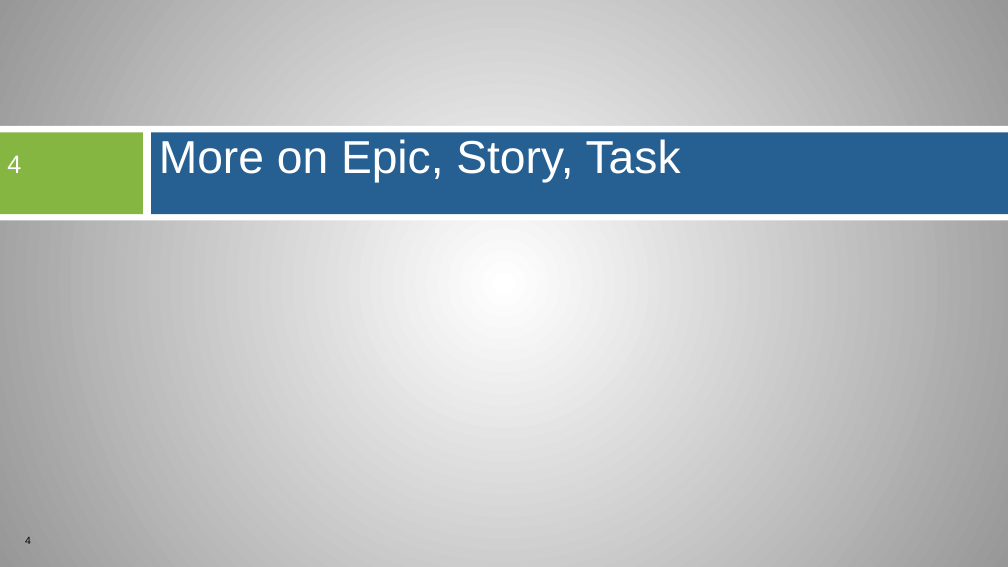
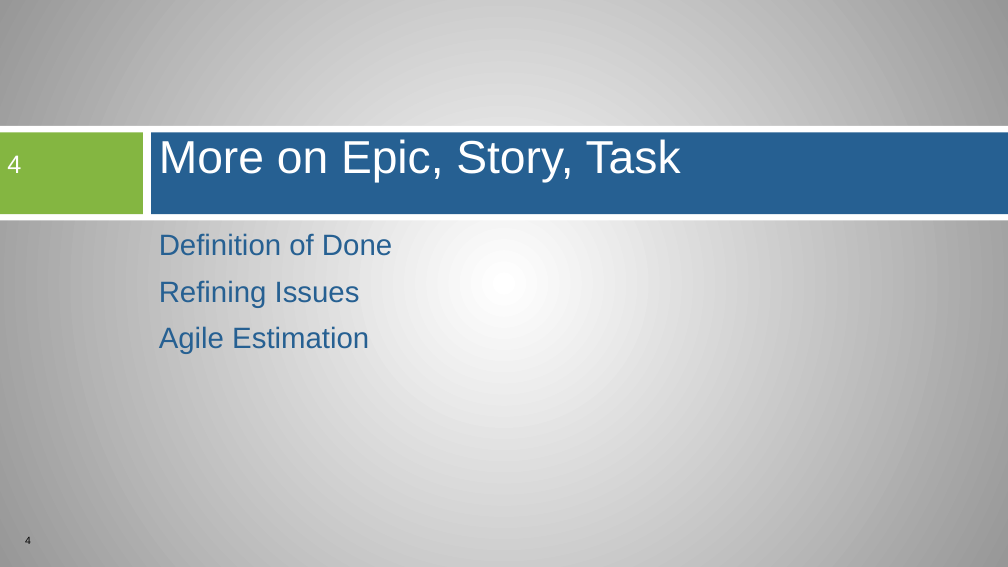
Before and after one commit to betterscientificsoftware/bssw-tutorial, a slide deck: slide 4 of presentations/05.5-quick-review.pptx. Drawn at 1008x567 pixels with LibreOffice and Linux fonts; fonts in the diff are those of the drawing; background and template pictures are left out. Boxes give left, top, right and bottom in pixels: in the first picture for what was removed or moved away, otherwise in the second. Text is boxed around its words. In the diff, an @@ line names an element or a change of style, - is before the commit and + after.

```diff
--- a/presentations/05.5-quick-review.pptx
+++ b/presentations/05.5-quick-review.pptx
@@ text added at [159,233,392,354], 28 pt, text #266092 @@
+Definition of Done
+Refining Issues
+Agile Estimation
```
Also in this commit, not shown: 1 other slide changed.
